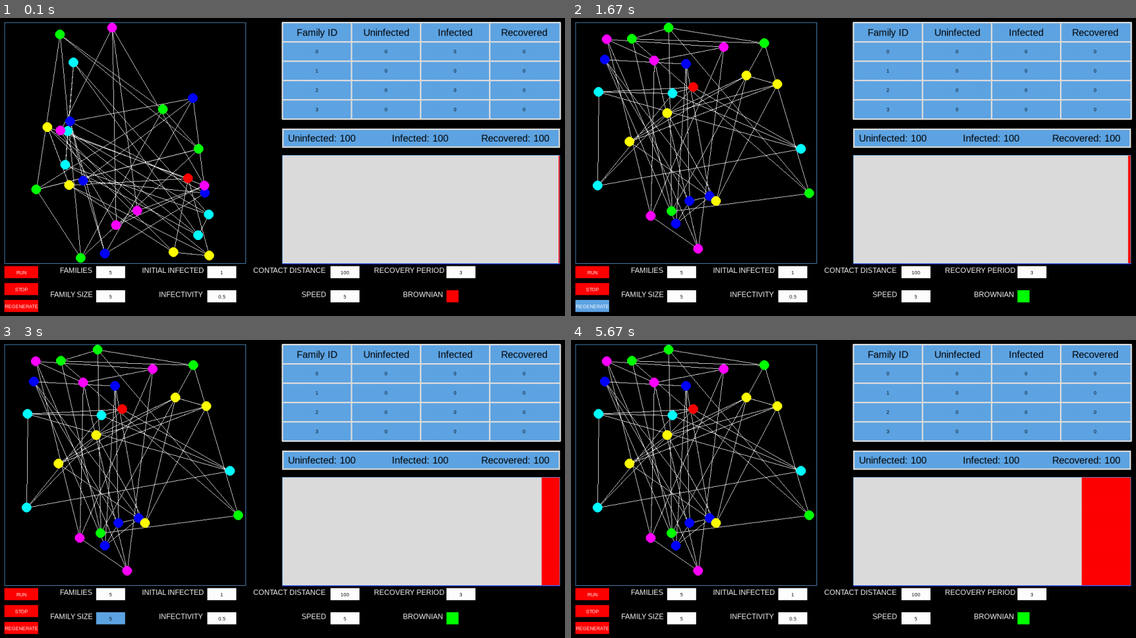
Above: before the commit, frames 1-4 (two rows, left to right).
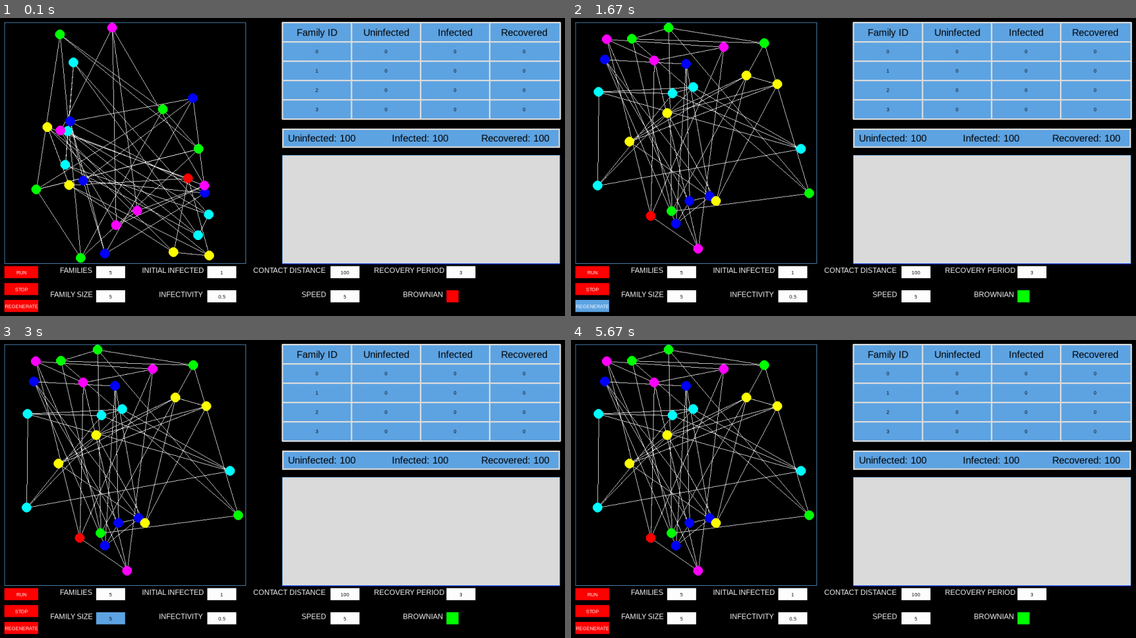
Above: after the commit, the same moments.

Repository: linyirun/EpidemicSimulator
Game: pygame game, started from main.py
The game is run twice, just before and just after one commit, with the same random seed, the same clock (stepped at 60 frames per second) and the same inputs.
Inputs (mouse positions are in pixels of both pictures, inside the frame that each line leads up to):
- Up to frame 1 (0.1 s): no input
- Up to frame 2 (1.67 s): click "RUN" at 0.4 s; click (859, 184) at 0.73 s; click (1023, 295) at 1.07 s; click "REGENERATE" at 1.4 s
- Up to frame 3 (3 s): click "STOP" at 1.73 s; click (254, 566) at 2.07 s; click "5" at 2.9 s
- Up to frame 4 (5.67 s): click (1006, 459) at 3.23 s; click "5" at 4.07 s; click (684, 426) at 4.4 s; click "0.5" at 5.23 s; click (768, 575) at 5.57 s

The runs differ from the first frame. In frame 1, less than 0.1% of the frame differs, in the area x 98-100%, y 46-83%; in frame 2, 0.3%; in frame 3, 1.3%; in frame 4, 3.3%, in the area x 13-100%, y 21-83%.

Commit message:
Implemented the stackedareagraph

Diff:
--- a/main.py
+++ b/main.py
@@ -138,7 +138,7 @@
 
             # Handling the input: If the text is just 0, make sure we don't add another integer after
             # Exception: "0." is a valid input
-            if self.text != '0' or to_add == '.':
+            if (self.text != '0' or to_add == '.') and to_add != '':
                 self.text += to_add
                 button_changed = True
 
@@ -175,30 +175,28 @@
     _stacked_graph_x = 600
     _stacked_graph_y = 300
 
-    # TODO: Delete, for testing purposes
-    _i = 0
-
     def __init__(self, total_population: int, g: Graph):
         self._total_population = total_population
         # Initialize data to all uninfected
         self._data = deque([(total_population, 0, 0)] * STACKED_GRAPH_LENGTH)
         self._graph = g
 
-    def update(self):
+    def update(self, is_running: bool) -> None:
         """Updates the graph for the current frame, then draw it
 
         """
-        self._data.popleft()
-
-        new_frame = (0, self._total_population, 0)
-
-        # TODO: This is for testing purposes
-        # new_frame = (self._total_population - self._i, self._i, 0)
-
-        self._data.append(new_frame)
-
-        # TODO: Delete, for testing purposes
-        self._i += 1
+
+        # Only update if the simulation is currently running
+        if is_running:
+            self._data.popleft()
+
+            # Calculate the data for the current frame, then add it
+            uninfected = len(self._graph.susceptible)
+            infected = len(self._graph.infected)
+            recovered = len(self._graph.recovered)
+
+            new_frame = (uninfected, infected, recovered)
+            self._data.append(new_frame)
 
         # Draw the graph onto the screen
         for i in range(len(self._data)):
@@ -440,6 +438,7 @@
     draw_run_error = False
     error_timer = FPS
     clock = py.time.Clock()
+    done_frames = 0
 
     while not done:
         for event in py.event.get():
@@ -523,11 +522,12 @@
                 recovery = float(recover_period.text)
                 inital_infected = int(inital_infected_b.text)
                 close_contact_distance = int(close_cont_b.text)
-                simulation = sim(num_families, family_size, speed, int(FPS * recovery), inital_infected,
+                simulation = sim(num_families, family_size, speed + 1, int(FPS * recovery), inital_infected,
                                  close_contact_distance, FPS, False)
                 main_graph = simulation.simu_graph
                 stacked_graph = StackedAreaGraph(population, main_graph)
                 stats_table = StatsTable(num_families)
+                done_frames = 0
             button_changed = False
 
         if is_running and can_initialize_run:
@@ -567,14 +567,20 @@
                 if person.state != INFECTED:
                     draw_node((person.location[0] + 25, person.location[1] + 25), COLORS[family_id - 1])
 
-        stacked_graph.update()
+        # print(len(simulation.simu_graph.susceptible), len(simulation.simu_graph.infected), len(simulation.simu_graph.recovered))
+        stacked_graph.update(is_running)
         # checks if simulation is done
-        if simulation.simu_graph.infected == set() or active_button is stop_b:
+        if active_button is stop_b:
             is_running = False
             can_initialize_run = True
         if simulation.simu_graph.infected == set():
-            draw_text(25, 5, 'SIMULATION FINISHED', 15, GREEN)
-
+            if done_frames == FPS:
+                draw_text(25, 5, 'SIMULATION FINISHED', 15, GREEN)
+                is_running = False
+                can_initialize_run = True
+                done_frames = FPS
+            else:
+                done_frames += 1
         update_text_and_graphs()
 
         stats_table.update()
--- a/simulation.py
+++ b/simulation.py
@@ -63,27 +63,23 @@
 
     def frame(self):
         self.frame_num += 1
-        if self.simu_graph.infected != set():
-            # move
-            for person in self.simu_graph.infected | self.simu_graph.susceptible | self.simu_graph.recovered:
-                if self.brownian:
-                    person.make_move_brownian()
-                else:
-                    person.make_move_person()
-            # infect
-            # has_none = False
-            for person in self.infected:
-                # print(self.simu_graph.make_infection(self.close_contact_distance))
-                person.state = INFECTED
-                person.infection_frame = self.frame_num
-                self.simu_graph.susceptible.remove(person)
-                self.simu_graph.infected.add(person)
-            self.simu_graph.update_edge(self.frame_num, self.recover_period, self.close_contact_distance)
+        # move
+        for person in self.simu_graph.infected | self.simu_graph.susceptible | self.simu_graph.recovered:
+            if self.brownian:
+                person.make_move_brownian()
+            else:
+                person.make_move_person()
+        # infect
+        # has_none = False
+        for person in self.infected:
+            # print(self.simu_graph.make_infection(self.close_contact_distance))
+            person.state = INFECTED
+            person.infection_frame = self.frame_num
+            self.simu_graph.susceptible.remove(person)
+            self.simu_graph.infected.add(person)
+        self.simu_graph.update_edge(self.frame_num, self.recover_period, self.close_contact_distance)
 
-            self.infected = self.simu_graph.make_infection(self.close_contact_distance)
-
-        else:
-            print('Done')
+        self.infected = self.simu_graph.make_infection(self.close_contact_distance)
 
 
 if __name__ == '__main__':
